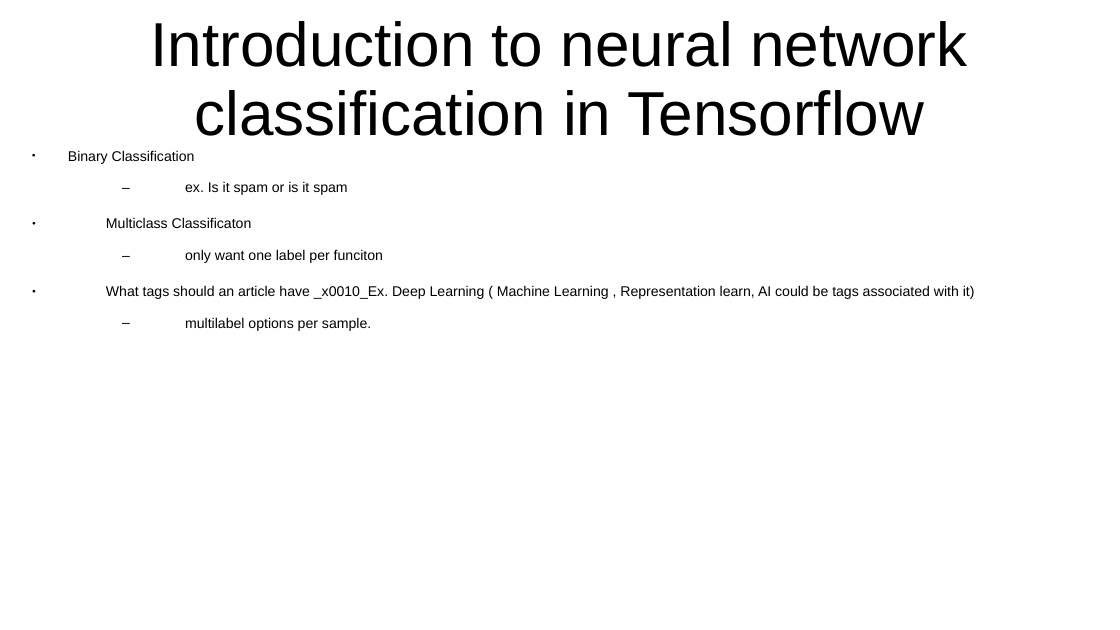
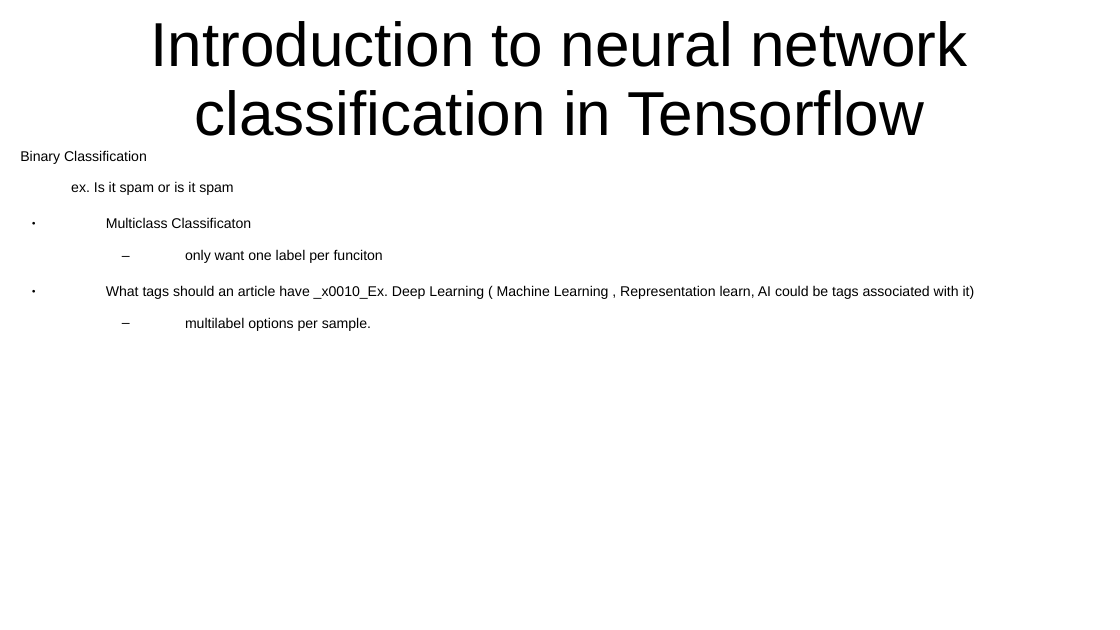
Before and after one commit to CharlesStockman/notesFromCourses, a slide deck: slide 18 of deepLearning/TensorFlow Developer Certificate in 2022/TesnorFlow Certification.ppt (slide 17 before the commit). Drawn at 1120x630 pixels with LibreOffice and Linux fonts; fonts in the diff are those of the drawing. Boxes give left, top, right and bottom in pixels: in the first picture for what was removed or moved away, otherwise in the second. Text is boxed around its words. In the diff, an @@ line names an element or a change of style, - is before the commit and + after.

```diff
--- a/deepLearning/TensorFlow Developer Certificate in 2022/TesnorFlow Certification.ppt
+++ b/deepLearning/TensorFlow Developer Certificate in 2022/TesnorFlow Certification.ppt
@@ text "Binary Classification" at <box>20,150,975,331</box>: bullet ● to none; bullet – to none; list level 2 to 1 in "ex. Is it spam or ..." @@
```
Also in this commit, not shown: 7 other slides changed, 27 other files.
